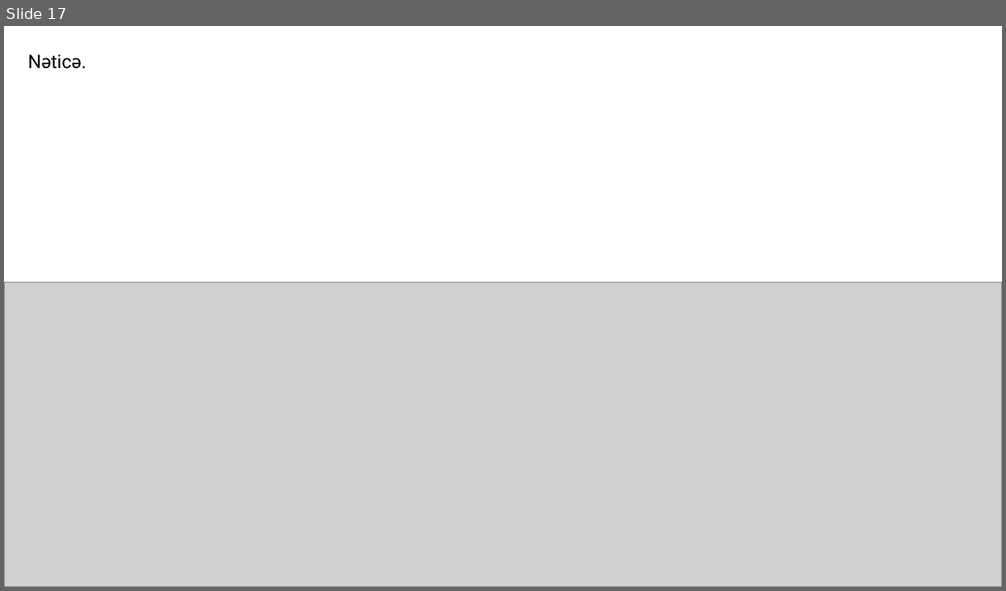
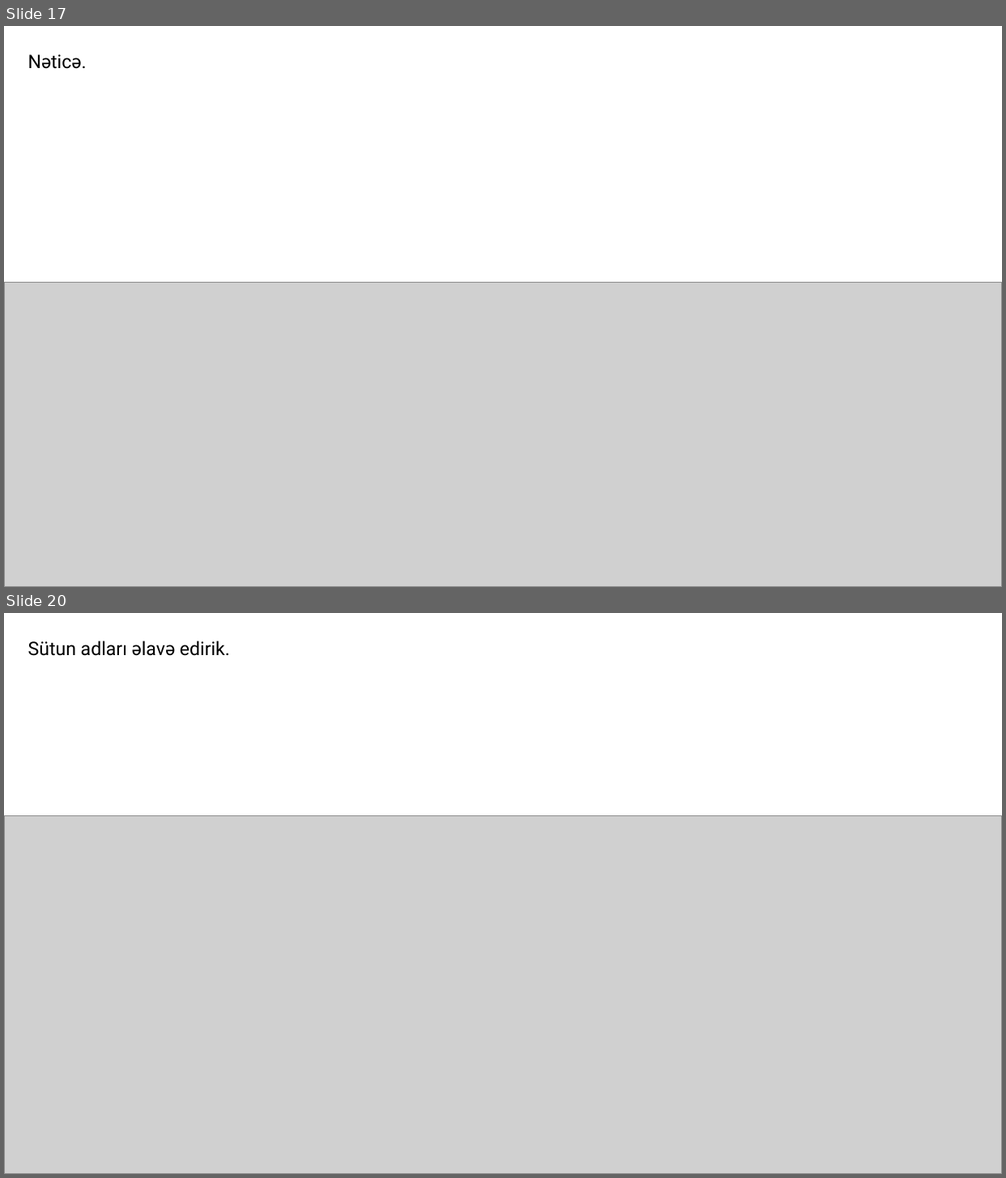
Before and after one commit to codeurient/REST-API, a slide deck: .lessons/5 RestFullApi 2/1.pptx. Shown one above the other, each under a label of ours: slide 17 before the commit, slides 17 and 20 after it; the slides between them are not shown. The pictures are 1006x591 and 1006x1178 pixels, drawn with LibreOffice and Linux fonts; fonts in the diff are those of the drawing; grey boxes stand for pictures. Boxes give left, top, right and bottom in pixels: in the first picture for what was removed or moved away, otherwise in the second. Text is boxed around its words. In the diff, an @@ line names an element or a change of style, - is before the commit and + after.

```diff
--- a/.lessons/5 RestFullApi 2/1.pptx
+++ b/.lessons/5 RestFullApi 2/1.pptx
@@ slide 20 added at box(4, 613, 1002, 1174), background #FFFFFF @@
@@ text added at box(28, 641, 230, 656), 18 pt, text #000000 @@
+Sütun adları əlavə edirik.
@@ picture added at box(4, 815, 1002, 1174) @@
```
Also in this commit, not shown: 1 slide changed, 5 other slides added, 6 slides removed, 3 other files.
